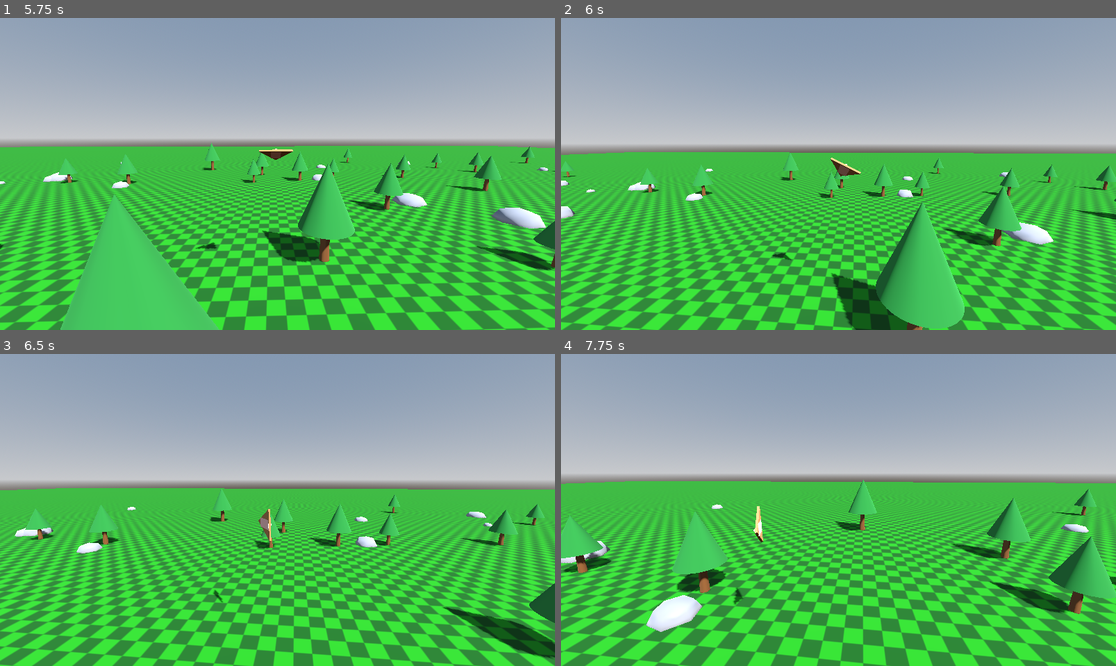
Above: before the commit, frames 1-4 (two rows, left to right).
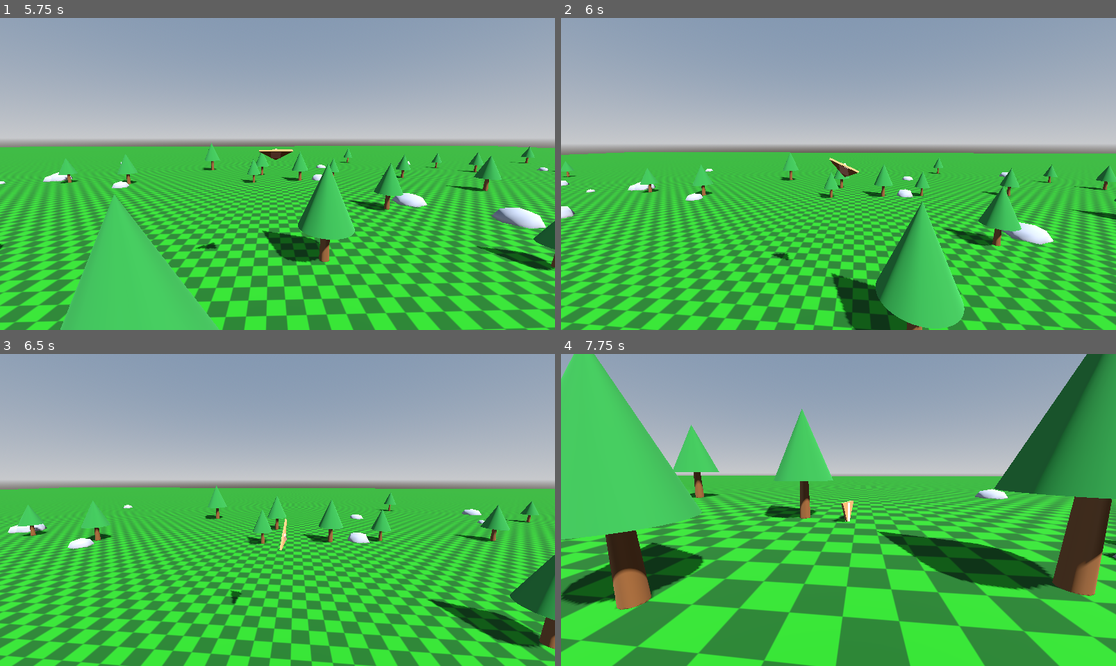
Above: after the commit, the same moments.

Repository: westonkelliher/glider
Game: Godot game, scene res://scenes/main.tscn
Two runs of this game, one before a commit and one after it. Both use one fixed random seed, a clock stepped at 60 frames per second and the inputs below.
Inputs (mouse positions are in pixels of both pictures, inside the frame that each line leads up to):
- Up to frame 1 (5.75 s): move the mouse to (305, 174) at 0.52 s; hold W (move_forward) from 0.53 s (still down); move the mouse to (249, 174) at 1.27 s; move the mouse to (288, 167) at 2.02 s; move the mouse to (271, 180) at 2.77 s; move the mouse to (316, 177) at 3.52 s; move the mouse to (233, 170) at 4.27 s; move the mouse to (283, 174) at 5.02 s
- Up to frame 2 (6 s): move the mouse to (816, 167) at 5.77 s; release W (move_forward) at 5.78 s; hold D (move_right) from 5.78 s (still down)
- Up to frame 3 (6.5 s): keep holding D (move_right)
- Up to frame 4 (7.75 s): move the mouse to (866, 510) at 6.52 s; release D (move_right) at 6.53 s; hold W (move_forward) from 6.53 s (still down); move the mouse to (810, 510) at 7.27 s

Frame 1 is identical in both runs. In frame 2, 0.2% of the frame differs, in the area x 0-97%, y 42-100%; in frame 3, 30%; in frame 4, 54%, in the area x 0-100%, y 0-100%.

Commit message:
Add analog controller support: left stick glider, right stick camera
Co-Authored-By: Claude Opus 4.8 <noreply@anthropic.com>

Diff:
--- a/project.godot
+++ b/project.godot
@@ -28,21 +28,45 @@
 move_left={
 "deadzone": 0.2,
 "events": [Object(InputEventKey,"resource_local_to_scene":false,"resource_name":"","device":-1,"window_id":0,"alt_press …(191 unchanged characters)…
+, Object(InputEventJoypadMotion,"resource_local_to_scene":false,"resource_name":"","device":-1,"axis":0,"axis_value":-1.0,"script":null)
 ]
 }
 move_right={
 "deadzone": 0.2,
 "events": [Object(InputEventKey,"resource_local_to_scene":false,"resource_name":"","device":-1,"window_id":0,"alt_press …(192 unchanged characters)…
+, Object(InputEventJoypadMotion,"resource_local_to_scene":false,"resource_name":"","device":-1,"axis":0,"axis_value":1.0,"script":null)
 ]
 }
 move_forward={
 "deadzone": 0.2,
 "events": [Object(InputEventKey,"resource_local_to_scene":false,"resource_name":"","device":-1,"window_id":0,"alt_press …(192 unchanged characters)…
+, Object(InputEventJoypadMotion,"resource_local_to_scene":false,"resource_name":"","device":-1,"axis":1,"axis_value":-1.0,"script":null)
 ]
 }
 move_back={
 "deadzone": 0.2,
 "events": [Object(InputEventKey,"resource_local_to_scene":false,"resource_name":"","device":-1,"window_id":0,"alt_press …(192 unchanged characters)…
+, Object(InputEventJoypadMotion,"resource_local_to_scene":false,"resource_name":"","device":-1,"axis":1,"axis_value":1.0,"script":null)
+]
+}
+cam_left={
+"deadzone": 0.2,
+"events": [Object(InputEventJoypadMotion,"resource_local_to_scene":false,"resource_name":"","device":-1,"axis":2,"axis_value":-1.0,"script":null)
+]
+}
+cam_right={
+"deadzone": 0.2,
+"events": [Object(InputEventJoypadMotion,"resource_local_to_scene":false,"resource_name":"","device":-1,"axis":2,"axis_value":1.0,"script":null)
+]
+}
+cam_up={
+"deadzone": 0.2,
+"events": [Object(InputEventJoypadMotion,"resource_local_to_scene":false,"resource_name":"","device":-1,"axis":3,"axis_value":-1.0,"script":null)
+]
+}
+cam_down={
+"deadzone": 0.2,
+"events": [Object(InputEventJoypadMotion,"resource_local_to_scene":false,"resource_name":"","device":-1,"axis":3,"axis_value":1.0,"script":null)
 ]
 }
 
--- a/scenes/glider_body.tscn
+++ b/scenes/glider_body.tscn
@@ -20,7 +20,6 @@
 height = 0.2
 
 [node name="GliderBody" type="CharacterBody3D" unique_id=786574907]
-rotation_order = 3
 script = ExtResource("1_kiolu")
 
 [node name="Mesh" type="MeshInstance3D" parent="." unique_id=8097921]
--- a/scripts/camera_rig.gd
+++ b/scripts/camera_rig.gd
@@ -1,6 +1,7 @@
 extends Node3D
 
 @export var mouse_sensitivity: float = 0.0012
+@export var stick_sensitivity: float = 3.0  # radians/sec at full deflection
 @export var min_pitch: float = -1.4
 @export var max_pitch: float = 1.4
 
@@ -21,12 +22,25 @@
 	if event is InputEventMouseMotion and Input.mouse_mode == Input.MOUSE_MODE_CAPTURED:
 		yaw -= event.relative.x * mouse_sensitivity
 		pitch -= event.relative.y * mouse_sensitivity
-		pitch = clamp(pitch, min_pitch, max_pitch)
+		#pitch = clamp(pitch, min_pitch, max_pitch)
 		rotation = Vector3(pitch, yaw, 0.0)
 	elif event.is_action_pressed("ui_cancel"):
 		Input.mouse_mode = Input.MOUSE_MODE_VISIBLE
 	elif event is InputEventMouseButton and event.pressed and Input.mouse_mode == Input.MOUSE_MODE_VISIBLE:
 		Input.mouse_mode = Input.MOUSE_MODE_CAPTURED
+
+
+func _process(delta: float) -> void:
+	# Right stick: analog rotation. Magnitude of deflection scales pan speed,
+	# integrated per frame (a stick reports a held position, not a delta).
+	var stick := Vector2(
+		Input.get_axis("cam_left", "cam_right"),
+		Input.get_axis("cam_up", "cam_down"))
+	if stick != Vector2.ZERO:
+		yaw -= stick.x * stick_sensitivity * delta
+		pitch -= stick.y * stick_sensitivity * delta
+		pitch = clamp(pitch, min_pitch, max_pitch)
+		rotation = Vector3(pitch, yaw, 0.0)
 
 
 func _physics_process(delta: float) -> void:
